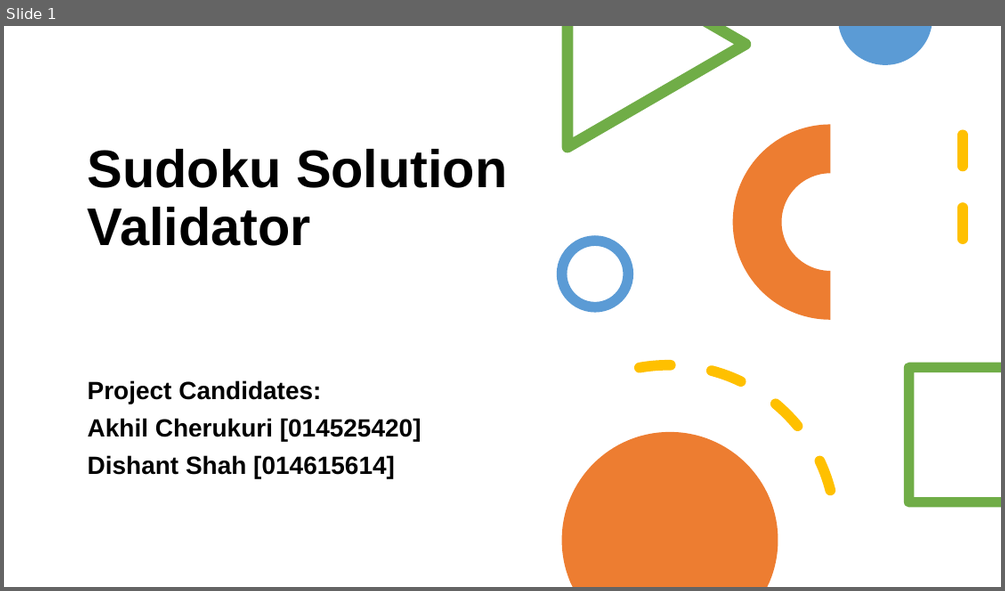
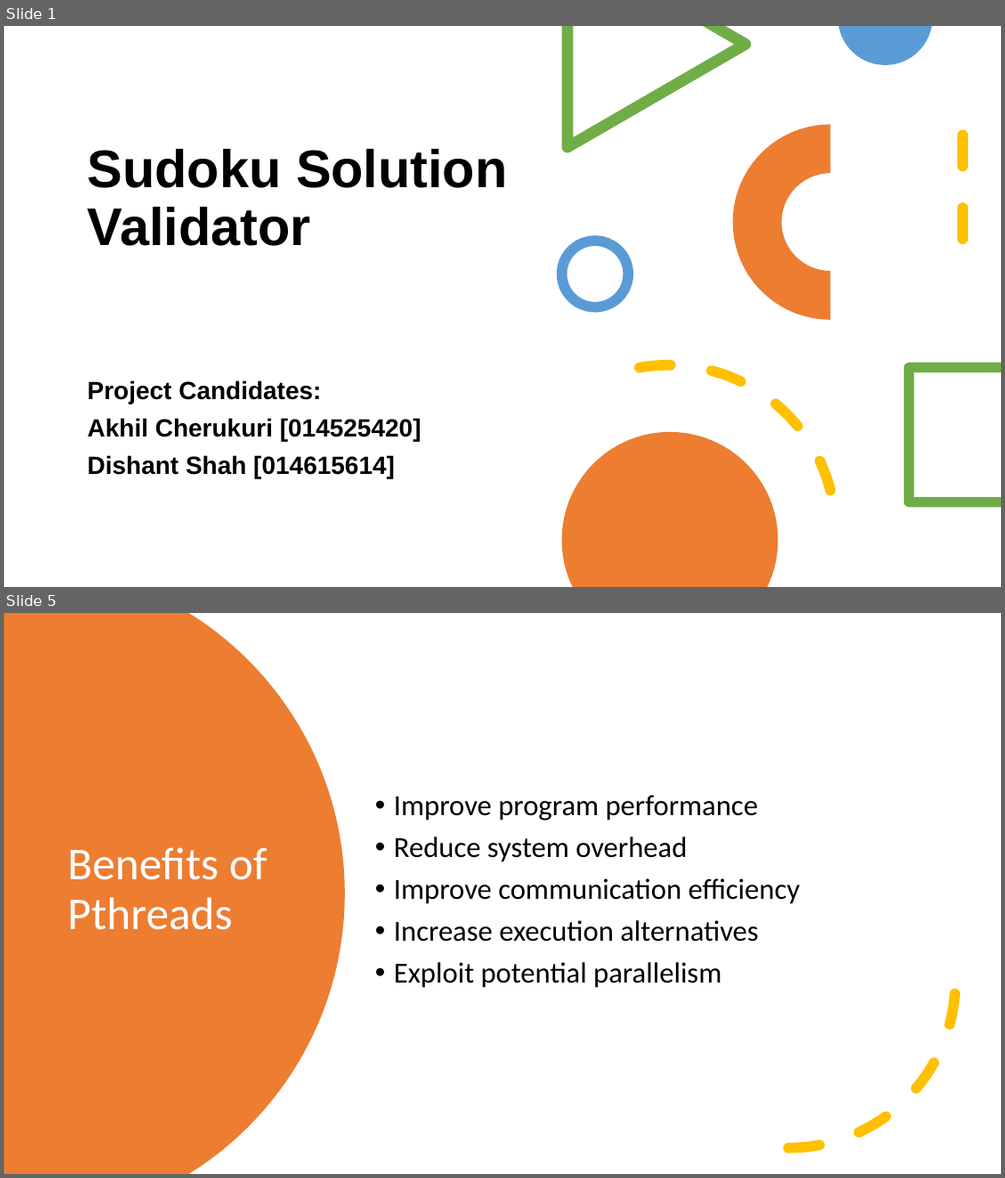
Before and after one commit to akhilcherukuri/Operating-Systems-Design, a slide deck: 180C Project Presentation - Group12.pptx. Shown one above the other, each under a label of ours: slide 1 before the commit, slides 1 and 5 after it; the slides between them are not shown. The pictures are 1005x591 and 1005x1178 pixels, drawn with LibreOffice and Linux fonts; fonts in the diff are those of the drawing. Boxes give left, top, right and bottom in pixels: in the first picture for what was removed or moved away, otherwise in the second. Text is boxed around its words. In the diff, an @@ line names an element or a change of style, - is before the commit and + after.

```diff
--- a/180C Project Presentation - Group12.pptx
+++ b/180C Project Presentation - Group12.pptx
@@ slide 5 added at [4,613,1001,1174], background #FFFFFF @@
@@ freeform shape added at [4,613,345,1174], fill #ED7D31 @@
@@ text added at [394,795,800,988], 28 pt, text #000000 @@
+• Improve program performance
+• Reduce system overhead
+• Improve communication efficiency
+• Increase execution alternatives
+• Exploit potential parallelism
@@ arc (boxed as its full ellipse) added at [622,814,956,1149], outline #FFC000 10 pt dashed @@
@@ title added at [67,847,267,930], 44 pt, text #FFFFFF @@
+Benefits of Pthreads
```
Also in this commit, not shown: 9 other slides added, 1 slide removed, 1 other file.
